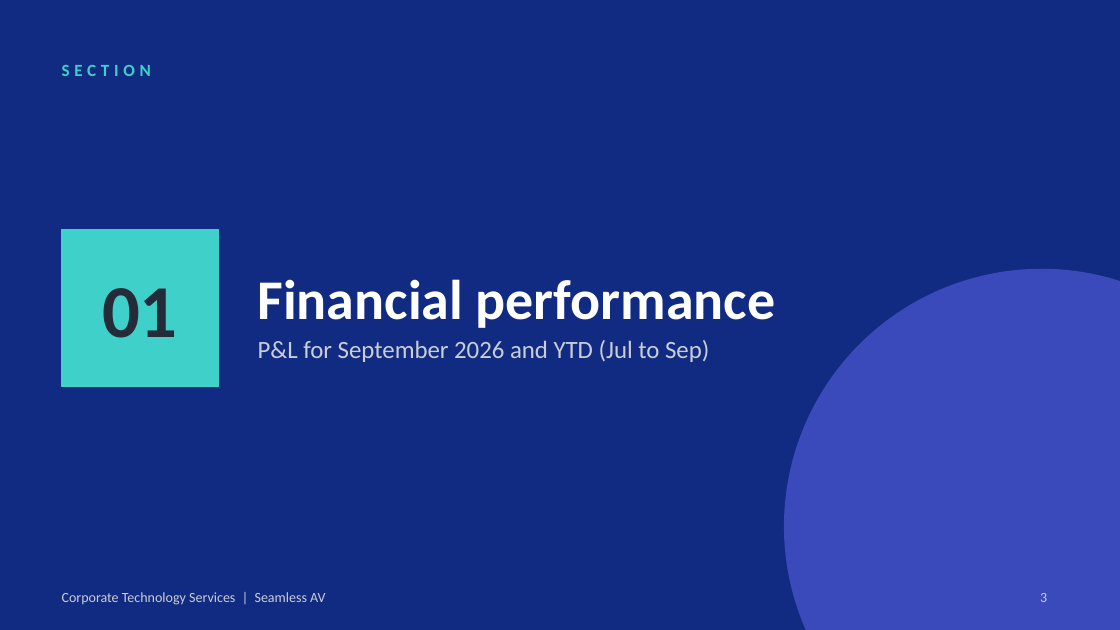
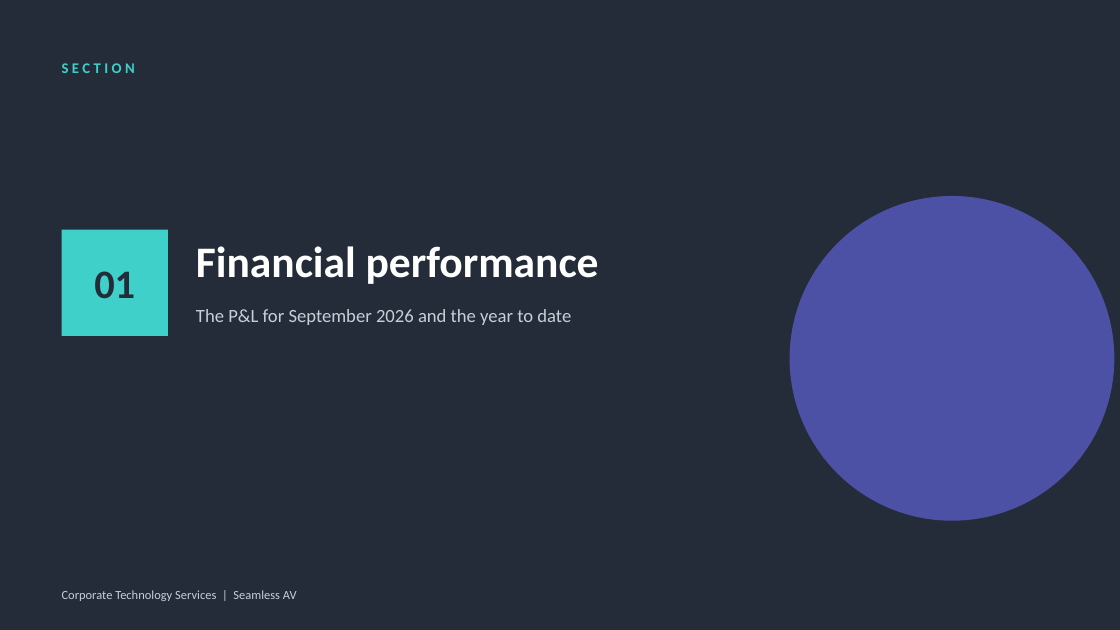
Before and after one commit to WesleyNelson-O33/Claude, a slide deck: slide 4 of deck/CTS Monthly Business Review - September 2026.pptx (slide 3 before the commit). Drawn at 1120x630 pixels with LibreOffice and Linux fonts; fonts in the diff are those of the drawing; background and template pictures are left out. Boxes give left, top, right and bottom in pixels: in the first picture for what was removed or moved away, otherwise in the second. Text is boxed around its words. In the diff, an @@ line names an element or a change of style, - is before the commit and + after.

```diff
--- a/deck/CTS Monthly Business Review - September 2026.pptx
+++ b/deck/CTS Monthly Business Review - September 2026.pptx
@@ background #122B82 to #242C39 @@
@@ text removed at box(62, 65, 151, 76) @@
-SECTION
@@ text added at box(62, 63, 135, 73), 9.5 pt, text #3FD0C9, bold @@
+SECTION
@@ ellipse added at box(790, 196, 1114, 521), fill #6D71FF at 55% opacity @@
@@ text "01" at box(94, 271, 135, 299): size 48 to 26 pt; less space between paragraphs @@
@@ rectangle removed at box(62, 230, 218, 386) @@
@@ rectangle added at box(62, 230, 168, 336), fill #3FD0C9 @@
@@ text "Financial performance": place and size @@
-text "Financial performance" at box(258, 279, 776, 328)
+text "Financial performance" at box(196, 246, 599, 284)
@@ text "Financial performance" at box(196, 246, 599, 284): size 36 to 28 pt; vertical alignment bottom to middle @@
@@ ellipse removed at box(784, 269, 1120, 630) @@
@@ text "The P&L for September 2026 ..." at box(196, 309, 571, 325): vertical alignment top to middle @@
@@ text at box(196, 309, 571, 325): text changed; size 16 to 12 pt @@
-P&L for September 2026 and YTD (Jul to Sep)
+The P&L for September 2026 and the year to date
@@ text "Corporate Technology Services | Seamless ..." at box(62, 590, 297, 601): size 9 to 8 pt @@
@@ page number removed at box(1040, 593, 1047, 602) @@
-3
```
Also in this commit, not shown: 13 other slides changed, 11 slides added, 4 slides removed, 11 other files.
